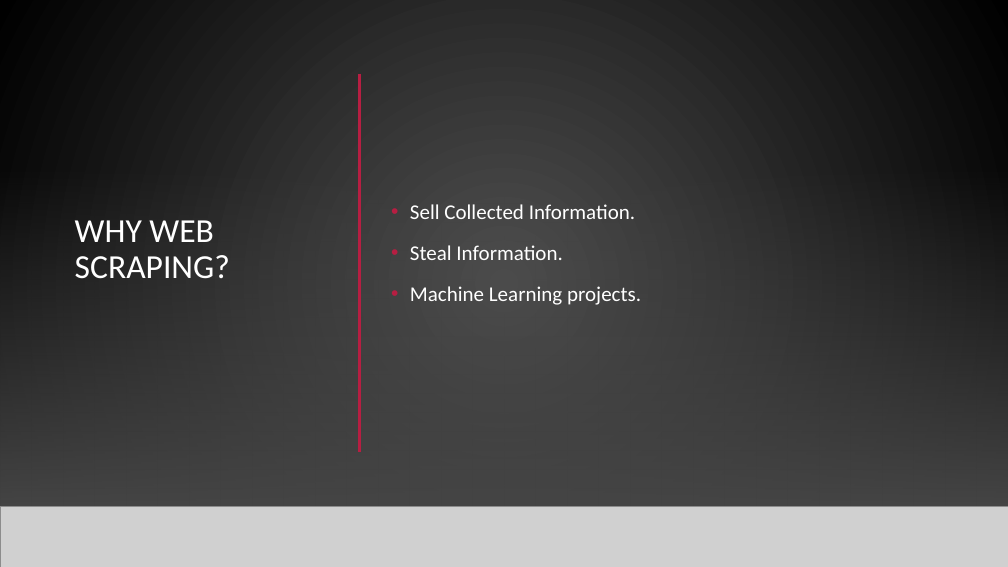
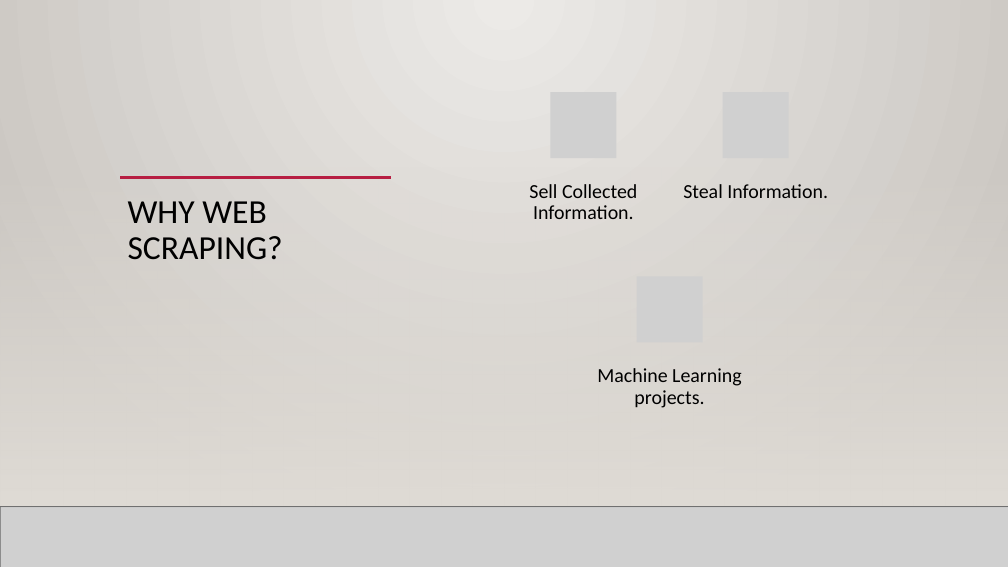
Before and after one commit to nichitatrifan/workshop, a slide deck: slide 2 of example_1/WebCrawling.pptx. Drawn at 1008x567 pixels with LibreOffice and Linux fonts; fonts in the diff are those of the drawing; grey boxes stand for pictures; background and template pictures are left out. Boxes give left, top, right and bottom in pixels: in the first picture for what was removed or moved away, otherwise in the second. Text is boxed around its words. In the diff, an @@ line names an element or a change of style, - is before the commit and + after.

```diff
--- a/example_1/WebCrawling.pptx
+++ b/example_1/WebCrawling.pptx
@@ background gradient #505050 to #000000 to gradient #ECEAE7 to #CAC7C1 @@
@@ rectangle at [0,0,1008,567]: fill gradient #505050 to #000000 to gradient #ECEAE7 to #CAC7C1 @@
@@ line removed from (359, 73) to (359, 451) @@
@@ rectangle at [0,167,1008,507]: fill gradient #454545 to gradient #DFDBD5 @@
@@ rectangle at [0,167,1008,507]: fill gradient #454545 to gradient #DFDBD5 @@
@@ line added from (120, 178) to (391, 178), #B71E42 2.5 pt @@
@@ title "WHY WEB SCRAPING?": place and size @@
-title "WHY WEB SCRAPING?" at [75,220,230,279]
+title "WHY WEB SCRAPING?" at [128,201,283,260]
@@ title "WHY WEB SCRAPING?" at [128,201,283,260]: text colour #FFFFFF to #000000; vertical alignment middle to top @@
@@ text removed at [410,204,641,305] @@
-• Sell Collected Information.
-• Steal Information.
-• Machine Learning projects.
@@ group added at [529,92,828,408]: 3 pictures, 3 texts @@
+Sell Collected Information.
+Steal Information.
+Machine Learning projects.
@@ line added from (0, 507) to (1008, 507), #000001 1 pt @@
```
Also in this commit, not shown: 2 slides added, 1 slide removed, 10 other files.
